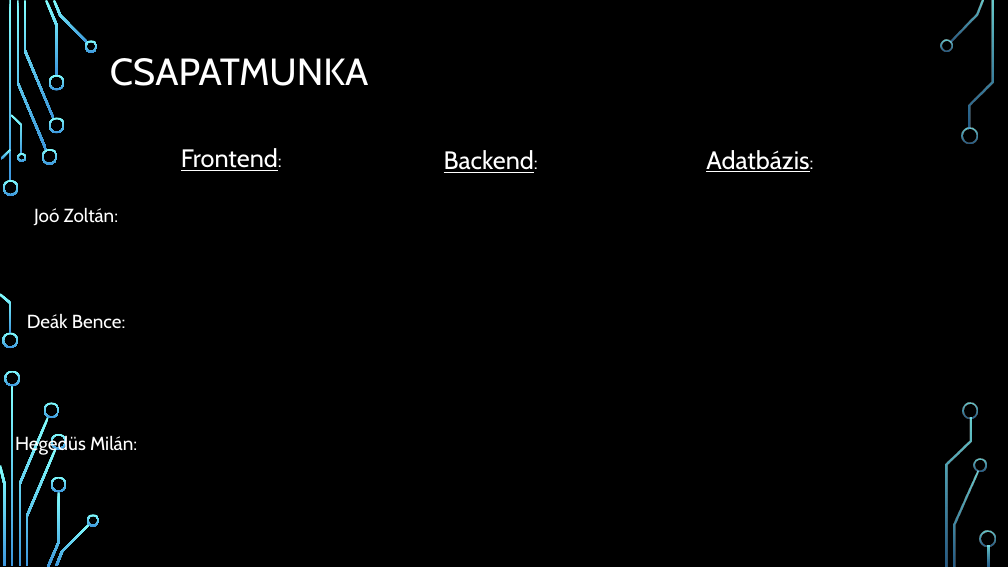
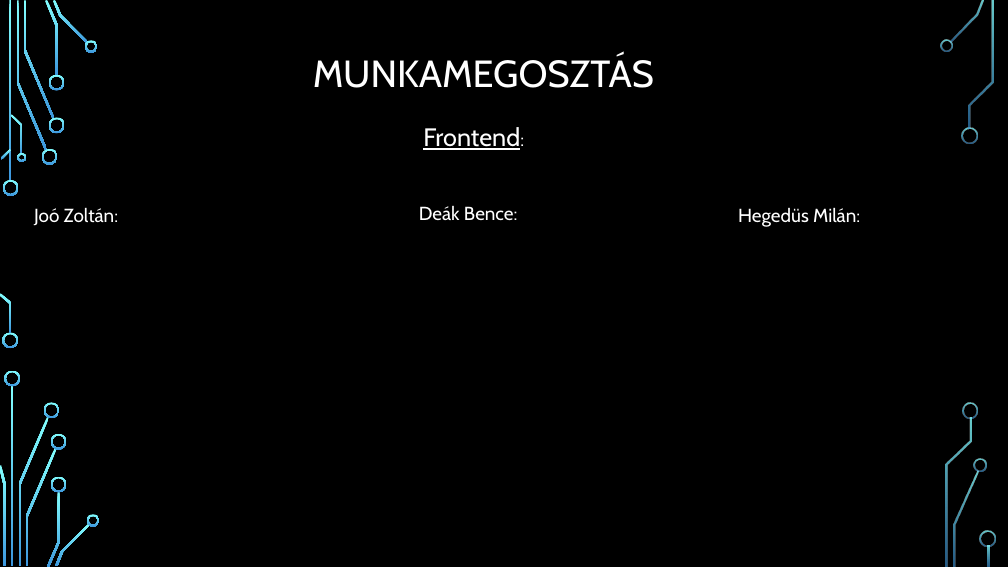
Before and after one commit to C5734E/Vizsga_Feladat, a slide deck: slide 19 of Autó Kozmetika orai DB.pptx (slide 17 before the commit). Drawn at 1008x567 pixels with LibreOffice and Linux fonts; fonts in the diff are those of the drawing; background and template pictures are left out. Boxes give left, top, right and bottom in pixels: in the first picture for what was removed or moved away, otherwise in the second. Text is boxed around its words. In the diff, an @@ line names an element or a change of style, - is before the commit and + after.

```diff
--- a/Autó Kozmetika orai DB.pptx
+++ b/Autó Kozmetika orai DB.pptx
@@ title at [313, 55, 654, 88]: text changed @@
-CSAPATMUNKA
+MUNKAMEGOSZTÁS
@@ text "Frontend:": place and size @@
-text "Frontend:" at [181, 148, 278, 171]
+text "Frontend:" at [423, 127, 520, 150]
@@ text removed at [444, 150, 534, 173] @@
-Backend:
@@ text removed at [706, 150, 809, 172] @@
-Adatbázis:
@@ text "Deák Bence:": place and size @@
-text "Deák Bence:" at [27, 314, 126, 328]
+text "Deák Bence:" at [419, 206, 518, 220]
@@ text "Hegedüs Milán:": place and size @@
-text "Hegedüs Milán:" at [15, 435, 137, 456]
+text "Hegedüs Milán:" at [738, 207, 860, 227]
```
Also in this commit, not shown: 7 other slides changed, 5 slides added.
